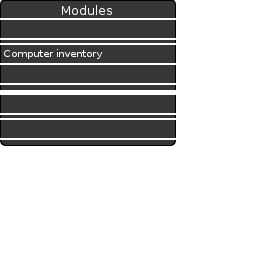
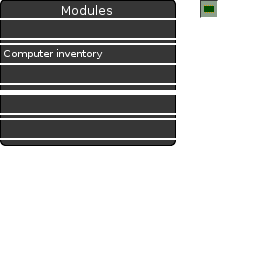
Layers edited between the first and the second 256 x 256 image:
painted on "Background" over [200, 0, 218, 18]
